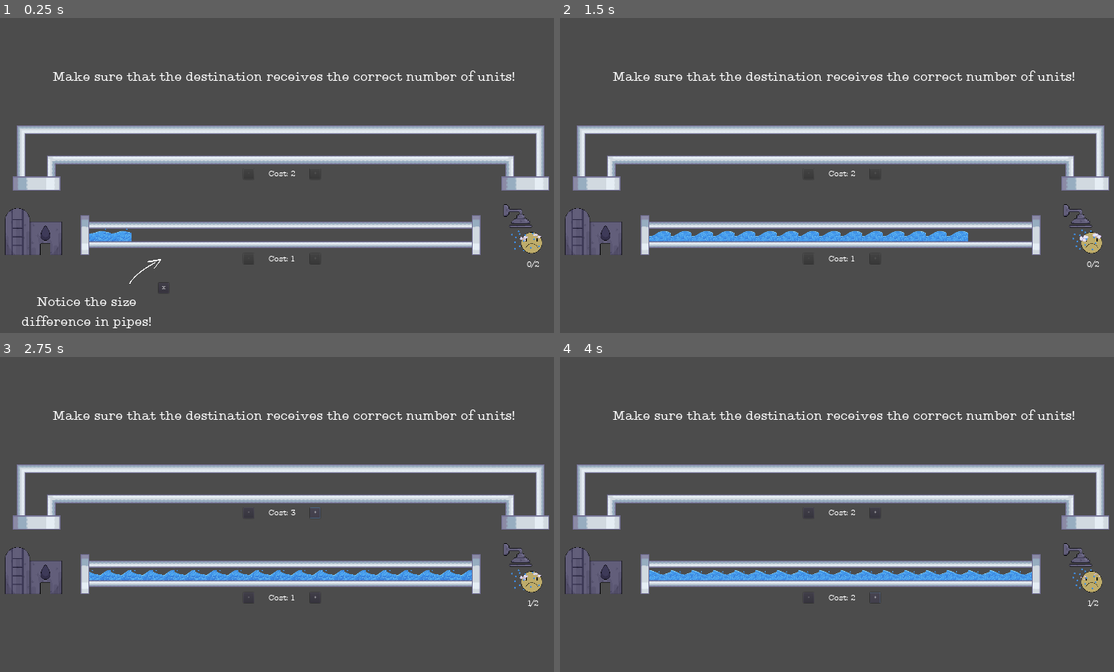
Above: before the commit, frames 1-4 (two rows, left to right).
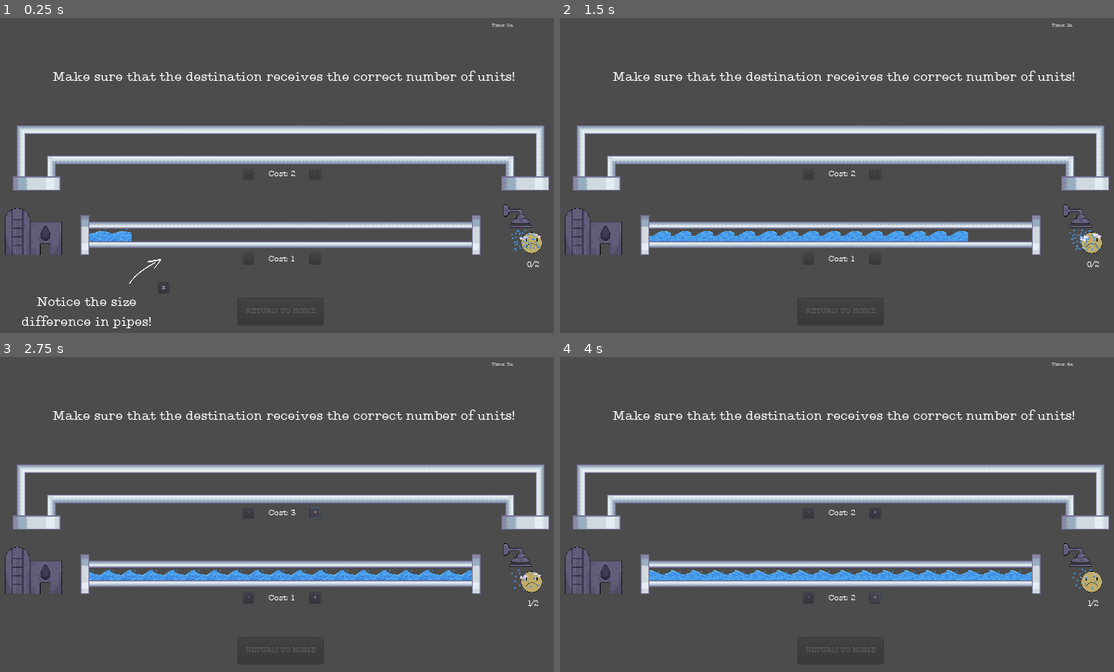
Above: after the commit, the same moments.

Repository: se-rai-na/HPCN-Game
Game: Godot game, scene res://levels/Level_2.tscn
Same seed, same stepped clock (60 frames per second), same inputs: the game is played once before the commit and once after it. This scene is started directly instead of the project's main scene.
Inputs (mouse positions are in pixels of both pictures, inside the frame that each line leads up to):
- Up to frame 1 (0.25 s): no input
- Up to frame 2 (1.5 s): move the mouse to (981, 169) at 0.52 s; click (981, 169) at 0.67 s; click "X" at 1.25 s
- Up to frame 3 (2.75 s): click "+" at 2 s
- Up to frame 4 (4 s): click "-" at 2.75 s; click "+" at 3.5 s

The runs differ from the first frame. In frame 1, less than 0.1% of the frame differs, in the area x 88-98%, y 1-74%; in frame 2, less than 0.1%; in frame 3, less than 0.1%; in frame 4, less than 0.1%.

Commit message:
Adding functions in order to display a timer and use the time played to calculate a score

Diff:
--- a/Network/levels/Level_2.gd
+++ b/Network/levels/Level_2.gd
@@ -7,6 +7,9 @@
 
 #timer controls the speed that water tiles populate
 var _timer = null
+
+#timer is used to update the timer display on screen
+var timer = 0
 
 #initializes cost of each pipe
 var top_cost = 2
@@ -56,6 +59,11 @@
 	$Cost/Top_cost.text = "Cost: " + str(top_cost)
 	$Cost/Bottom_cost.text = "Cost: " + str(bottom_cost)
 
+	#updates the timer
+
+	timer = timer + delta
+	$timer_display.text = "Time: " + str(round(timer)) + "s."
+
 	#tooltps follow mouse
 	$Tooltips/P1_Panel.rect_global_position = get_viewport().get_mouse_position()
 	$Tooltips/P2_Panel.rect_global_position = get_viewport().get_mouse_position()
@@ -63,23 +71,36 @@
 
 	#processes level completion
 	if units_sent == units_required:
-		disable_buttons()
-		calculateScore()
-		$Return.disabled = false
-		$Return.show()
-		$score_background.show()
-		$Message.text = "Level complete!"
-		$Score2.show()
-		$levelScore.text = "Score: " + str(score)
-		$levelScore.show()
+		#call function to display score
+		showResults()
+		#remove process function from scene tree
+		set_process(false)
+
 #calculates the score for a level
 #best case: only needed 2 clicks = 5 points
 #each additional pair of clicks leads to 1 point subtracted
-func calculateScore():
-	if clicks == 2:
-		score = 5
+func calculateScore(var time):
+	#highest score if level completed in 10sec or less
+	if time <= 10:
+		score = 40
+	#1 point reduction for each additional second
+	#players get 5 points for just completing the level
 	else:
-		score = 5 - ((clicks - 2) / 2)
+		score = 40 - (time - 10)
+		if score < 5:
+			score = 5
+
+func showResults():
+	var timeResult = round(timer)
+	disable_buttons()
+	calculateScore(timeResult)
+	$Return.disabled = false
+	$Return.show()
+	$score_background.show()
+	$Message.text = "Level complete!"
+	$Score2.show()
+	$levelScore.text = "Score: " + str(score)
+	$levelScore.show()
 
 func control_top():
 	#starts water animation on top route
--- a/Network/levels/Level_2.tscn
+++ b/Network/levels/Level_2.tscn
@@ -264,6 +264,9 @@
 size = 23
 font_data = ExtResource( 2 )
 
+[sub_resource type="DynamicFont" id=18]
+font_data = ExtResource( 2 )
+
 [node name="Level_2" type="Node"]
 script = ExtResource( 1 )
 __meta__ = {
@@ -307,7 +310,6 @@
 margin_bottom = 112.0
 
 [node name="High" type="Sprite" parent="Shower"]
-visible = false
 position = Vector2( 24, 72 )
 z_index = 2
 texture = ExtResource( 22 )
@@ -323,7 +325,6 @@
 texture = ExtResource( 18 )
 
 [node name="Happy" type="Sprite" parent="Shower"]
-visible = false
 position = Vector2( 44, 80 )
 texture = ExtResource( 16 )
 
@@ -510,10 +511,10 @@
 visible = false
 anchor_right = 0.536
 anchor_bottom = 0.252
-margin_left = 389.0
-margin_top = 85.0
-margin_right = 530.88
-margin_bottom = 25.84
+margin_left = 504.0
+margin_top = 92.0
+margin_right = 421.88
+margin_bottom = 19.84
 custom_fonts/font = SubResource( 15 )
 custom_styles/normal = ExtResource( 19 )
 text = "level complete!"
@@ -533,7 +534,6 @@
 valign = 1
 
 [node name="Return" type="Button" parent="."]
-visible = false
 margin_left = 832.0
 margin_top = 880.0
 margin_right = 1088.0
@@ -541,6 +541,15 @@
 custom_fonts/font = SubResource( 9 )
 disabled = true
 text = "RETURN TO HOME"
+
+[node name="timer_display" type="Label" parent="."]
+anchor_right = 0.021
+anchor_bottom = 0.013
+margin_left = 1595.0
+margin_top = 45.0
+margin_right = 1840.68
+margin_bottom = 135.96
+custom_fonts/font = SubResource( 18 )
 
 [connection signal="mouse_entered" from="Shower/S_Control" to="." method="_on_S_Control_mouse_entered"]
 [connection signal="mouse_exited" from="Shower/S_Control" to="." method="_on_S_Control_mouse_exited"]
Not shown: 1 places in Network/levels/Level_2.tscn that only renumber resources
